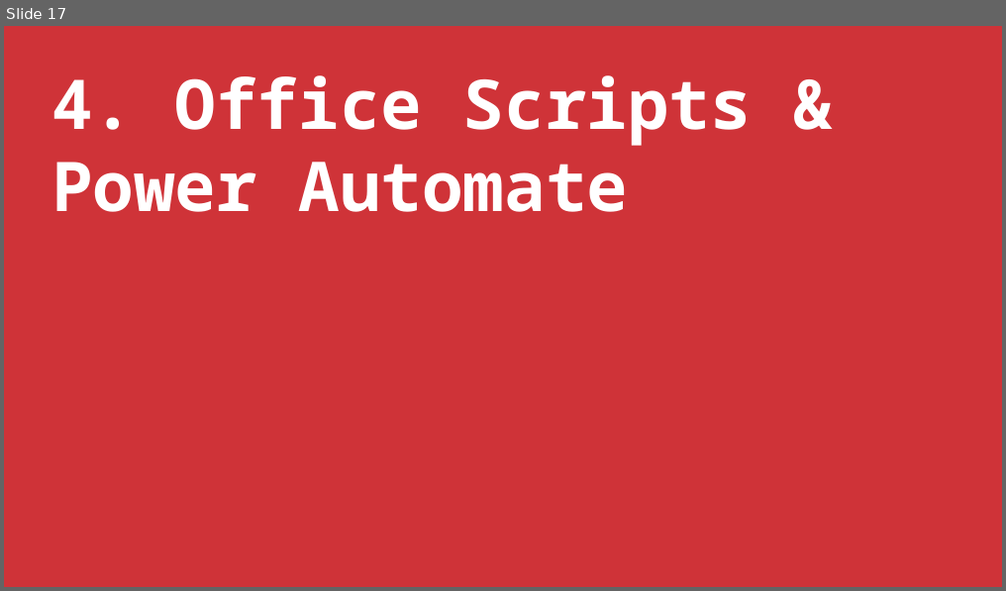
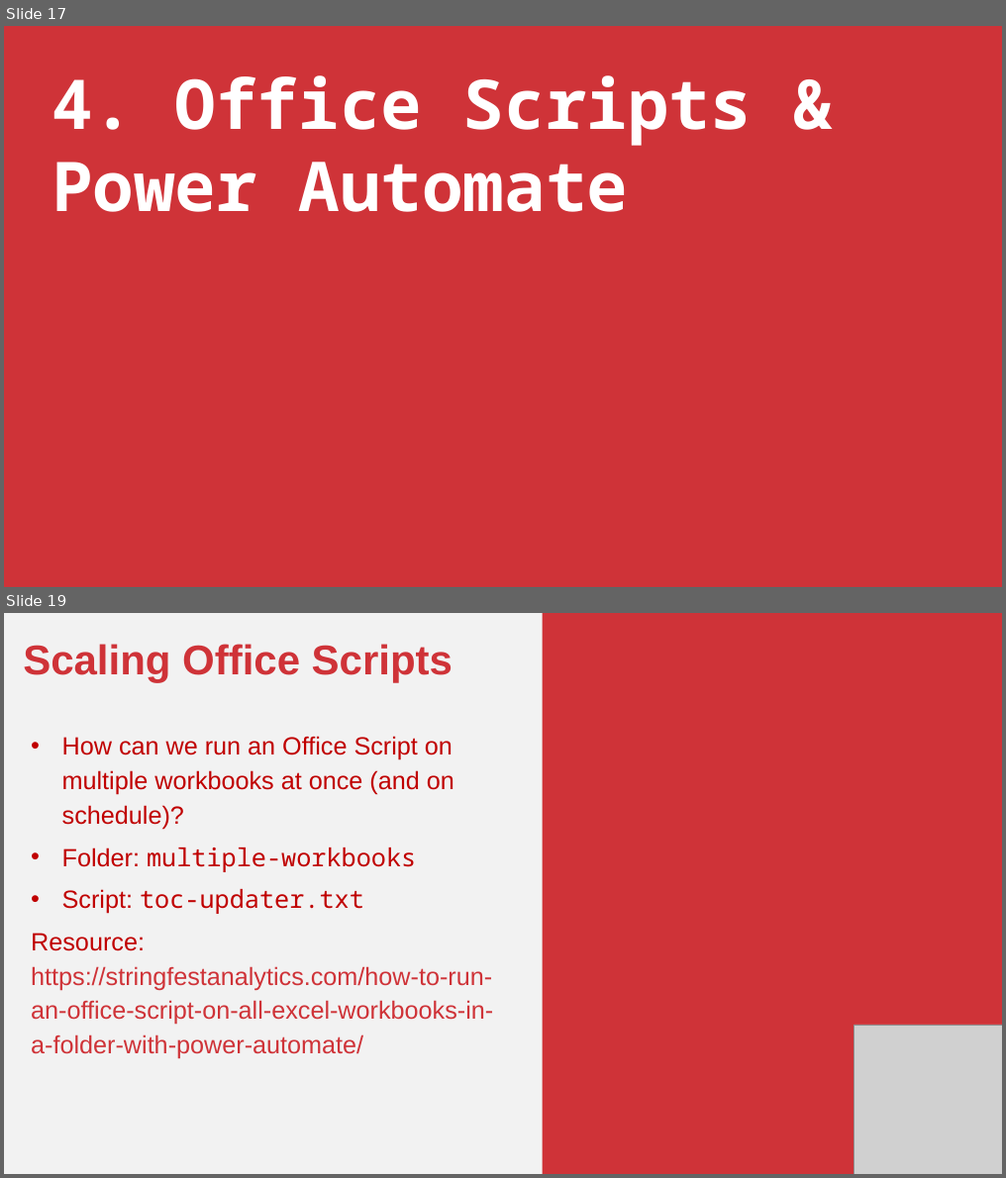
Before and after one commit to stringfestdata/office-scripts-for-excel-masterclass, a slide deck: office-scripts-for-excel-masterclass.pptx. Shown one above the other, each under a label of ours: slide 17 before the commit, slides 17 and 19 after it; the slides between them are not shown. The pictures are 1006x591 and 1006x1178 pixels, drawn with LibreOffice and Linux fonts; fonts in the diff are those of the drawing; grey boxes stand for pictures. Boxes give left, top, right and bottom in pixels: in the first picture for what was removed or moved away, otherwise in the second. Text is boxed around its words. In the diff, an @@ line names an element or a change of style, - is before the commit and + after.

```diff
--- a/office-scripts-for-excel-masterclass.pptx
+++ b/office-scripts-for-excel-masterclass.pptx
@@ slide 19 added at (x1=4, y1=613, x2=1002, y2=1174), background #F2F2F2 @@
@@ rectangle added at (x1=542, y1=613, x2=1002, y2=1174), fill #CF3338 @@
@@ text added at (x1=23, y1=644, x2=493, y2=1059), 36 pt, text #CF3338 @@
+Scaling Office Scripts
+• How can we run an Office Script on multiple workbooks at once (and on schedule)?
+• Folder: multiple-workbooks
+• Script: toc-updater.txt
+Resource: https://stringfestanalytics.com/how-to-run-an-office-script-on-all-excel-workbooks-in-a-folder-with-power-automate/
@@ picture added at (x1=854, y1=1025, x2=1002, y2=1174) @@
```
Also in this commit, not shown: 3 slides changed, 2 slides removed, 23 other files.
